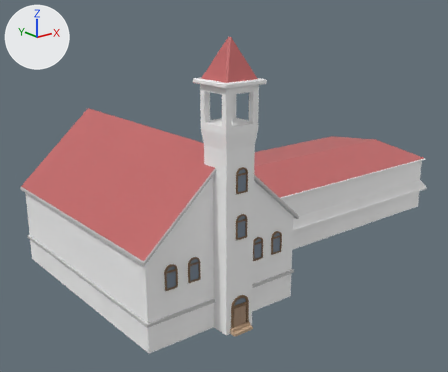
One commit to the FBX model Assets/Models/Fbx/colegio.fbx: the scene before it, then after it.
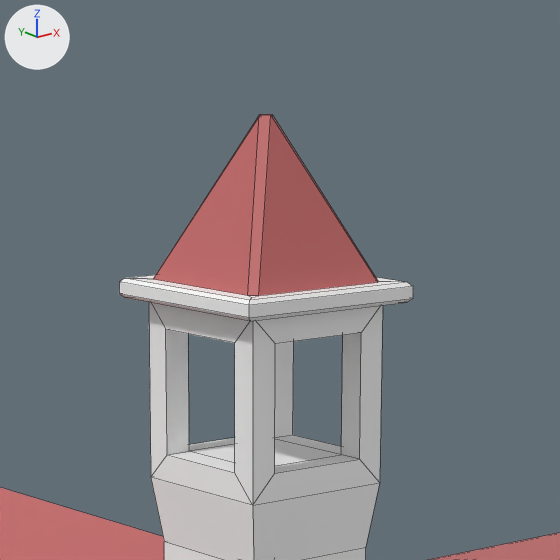
The first picture shows the older version from a camera (50 mm lens) standing at (-58.4, -62.7, 35.0) and looking at (-7.3, 1.3, 9.4). The close-ups show both versions on the part from 36% to 68% of the width and 2% to 40% of the height of that picture; other places that the commit changed are outside them. The axes (+X, +Y, +Z) are drawn at upper left. The lights are the same throughout. The close-ups show mesh edges as thin lines. Where no turn or scale is listed for an object, it has been applied to the vertices.

The first close-up shows 'campanario', 'iglesia'.
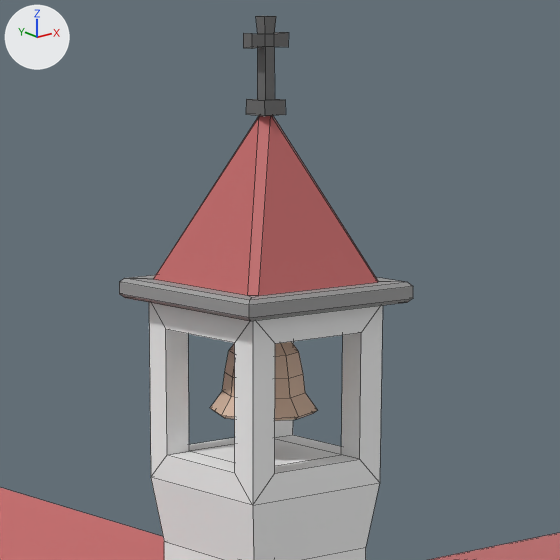
Where the newer file only moved an object's origin or applied its transform, the numbers keep the older frame.

The change, as JSON lines over the scene's bpy script:
```json
{"op": "add", "block": "mat_gris_1", "code": ["mat_gris_1 = principled_material('gris_1')", "mat_gris_1.base_color = (0.341, 0.341, 0.341)  # grey #9e9e9e"]}
{"op": "add", "block": "mat_naranja_3", "code": ["mat_naranja_3 = principled_material('naranja_3')", "mat_naranja_3.base_color = (0.702, 0.481, 0.351)  # beige #dab8a0"]}
{"op": "add", "block": "mat_gris_4", "code": ["mat_gris_4 = principled_material('gris_4')", "mat_gris_4.base_color = (0.152, 0.152, 0.152)  # dark grey #6d6d6d"]}
{"block": "me_mesh_005", "where": "me_mesh_005.from_pydata(...)  # 72 vertices, 76 faces; spans x -4.6..0.5, y -0.5..4.6, z 0.0..30.8"}
{"block": "me_mesh_005", "where": "# used by ob_campanario; location = (-17.84, -17.39, 0.0)"}
{"block": "me_mesh_005", "change": "me_mesh_005 part 1: 24 faces spanning x -4.6..0.5, y -0.5..4.6, z 26.4..26.9 switch from mat_gris_2 (white #fbfbfb) to mat_gris_1 (grey #9e9e9e)"}
{"op": "add", "block": "me_mesh_037", "code": ["me_mesh_037 = bpy.data.meshes.new('Mesh.037')", "me_mesh_037.from_pydata(...)  # 96 vertices, 104 faces; spans x -1.35..1.35, y -1.35..1.35, z -2.87..0.0", "me_mesh_037.materials.append(mat_naranja_3)  # beige #dab8a0"]}
{"op": "add", "block": "me_mesh_022", "code": ["me_mesh_022 = bpy.data.meshes.new('Mesh.022')", "me_mesh_022.from_pydata(...)  # 32 vertices, 30 faces; spans x -0.56..0.56, y -0.35..0.35, z 0.0..2.28", "me_mesh_022.materials.append(mat_gris_4)  # dark grey #6d6d6d"]}
{"op": "add", "block": "ob_psphere36", "code": ["ob_psphere36 = bpy.data.objects.new('pSphere36', me_mesh_037)", "ob_psphere36.location = (-19.91, -15.32, 25.72)"]}
{"op": "add", "block": "ob_cruz", "code": ["ob_cruz = bpy.data.objects.new('cruz', me_mesh_022)", "ob_cruz.location = (-19.88, -15.35, 30.82)"]}
```

Location of each change, (x1, y1, x2, y2) in pixels of the close-ups (560 x 560 px):
```json
{"object": "pSphere36", "change": "added", "after": [210, 342, 317, 421]}
{"object": "cruz", "change": "added", "after": [243, 16, 289, 116]}
{"part": 1, "of": "me_mesh_005", "change": "recoloured", "before": [119, 275, 413, 321], "after": [119, 275, 413, 321], "on screen": "white to grey"}
```
